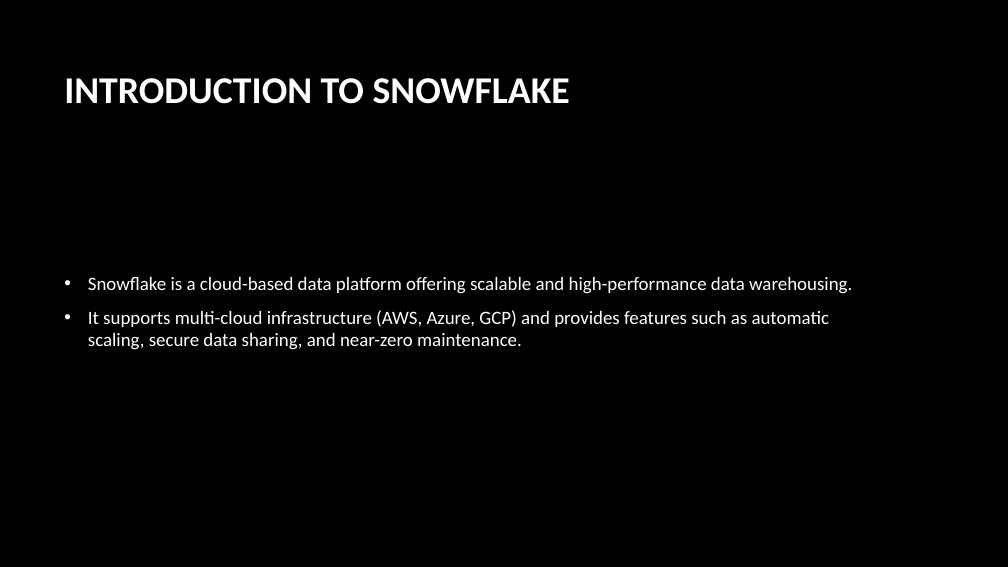
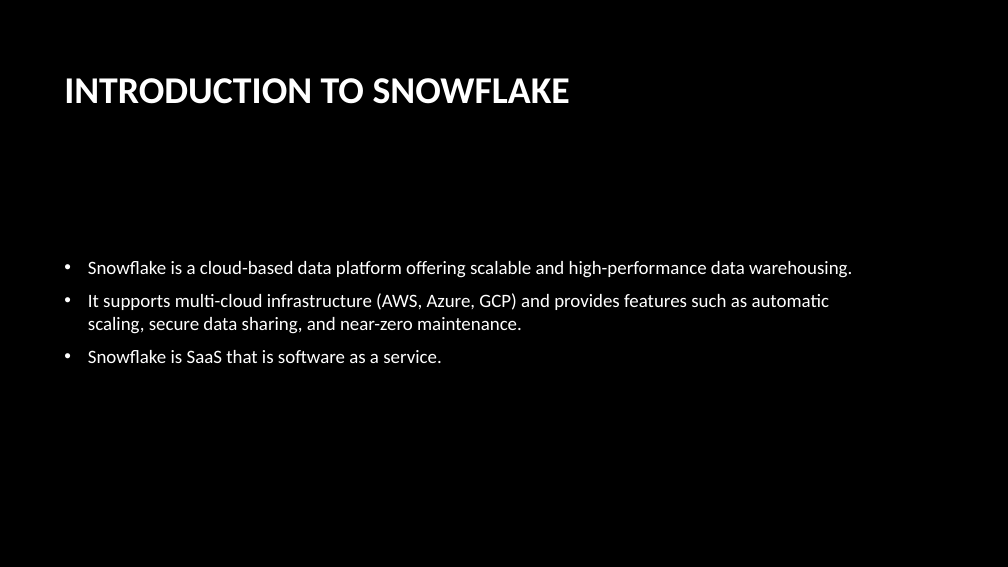
Before and after one commit to rumasinha123/snowflake, a slide deck: slide 2 of Snowflake and Colab Notebook.pptx. Drawn at 1008x567 pixels with LibreOffice and Linux fonts; fonts in the diff are those of the drawing; background and template pictures are left out. Boxes give left, top, right and bottom in pixels: in the first picture for what was removed or moved away, otherwise in the second. Text is boxed around its words. In the diff, an @@ line names an element or a change of style, - is before the commit and + after.

```diff
--- a/Snowflake and Colab Notebook.pptx
+++ b/Snowflake and Colab Notebook.pptx
@@ text at <box>88,350,442,363</box>: paragraph added @@
+• Snowflake is SaaS that is software as a service.
```
